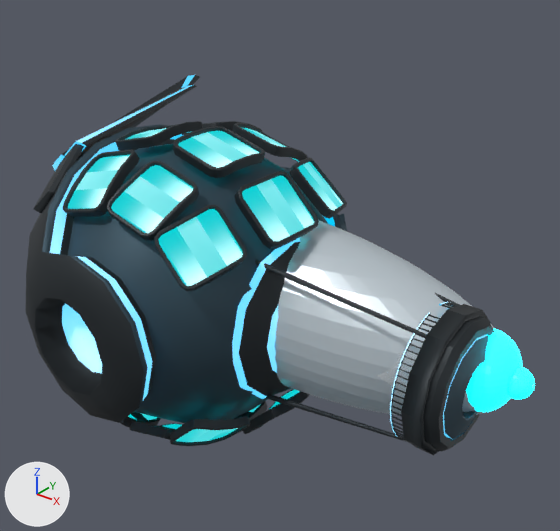
The glTF model public/aero-system/models/derived/airship-cruiser/model.glb, before and after one commit.
One viewpoint serves both versions: a 50 mm camera at (0.888, -1.018, 0.704) aimed at (0.029, 0.056, 0.038). Lighting does not change. The marker at lower left points along +X, +Y and +Z. The first picture is the older version. Where no turn or scale is listed for an object, it has been applied to the vertices. Vertices at exactly the same position are counted once.

Objects in the first picture: 'AI_PM_airship_blue_nose_cap', 'AI_PM_airship_cruiser_body_Aero_Airship_01', 'AI_PM_airship_cruiser_body_Aero_airship_base_01', 'AI_PM_airship_cruiser_body_Aero_airship_screens_01', 'AI_PM_airship_cruiser_body_Aero_airship_wing_01', 'AI_PM_airship_front_light', 'AI_PM_airship_visible_silver_hull'.
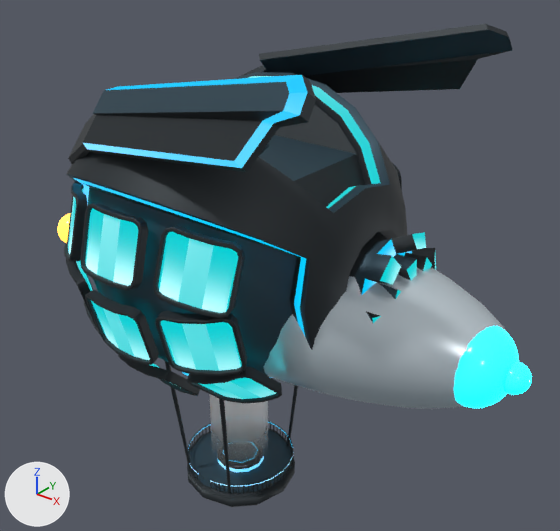
ob_ai_pm_airship_cruiser_body is not drawn itself; it is the parent of ob_ai_pm_airship_cruiser_body_aero_airship_01.

Where the newer file only moved an object's origin or applied its transform, the numbers keep the older frame.

The change, as a list of edits to the scene's bpy script:
```text
Change me_sphere_208:
    used by ob_ai_pm_airship_visible_silver_hull; location = (0.02, 0.02, 0.0)
    remove me_sphere_208.from_pydata(...)  # 914 vertices, 1824 faces; spans x -0.52..0.52, y -0.16..0.16, z -0.16..0.16
    add me_sphere_208.from_pydata(...)  # 914 vertices, 1824 faces; spans x -0.52..0.52, y -0.18..0.14, z -0.14..0.18
    me_sphere_208 part 1: the whole mesh is multiplied about its middle by the matrix ((1.0, -0.02, -0.02), (0.02, 1.0, 0.0), (0.02, 0.0, 1.0)), then moved by (0.0, -0.02, 0.02)
Change ob_ai_pm_airship_cruiser_body:
    ob_ai_pm_airship_cruiser_body.rotation_euler: (0.0, -1.571, 0.0) -> (0.0, 0.0, -1.571)  # degrees (0, -90, 0) -> degrees (0, 0, -90)
Change ob_ai_pm_airship_blue_nose_cap:
    ob_ai_pm_airship_blue_nose_cap.location: (0.48, 0.02, 0.0) -> (0.48, 0.0, 0.02)
Change ob_ai_pm_airship_front_light:
    ob_ai_pm_airship_front_light.location: (0.54, 0.02, 0.0) -> (0.54, 0.0, 0.02)
```

What differs and where, as boxes (x1, y1, x2, y2) in the pictures (560 x 531 px):
'AI_PM_airship_cruiser_body_Aero_Airship_01', turned: before (26, 124, 460, 441); after (66, 72, 436, 493)
'AI_PM_airship_cruiser_body_Aero_airship_screens_01', turned: before (63, 121, 347, 446); after (64, 163, 402, 404)
'AI_PM_airship_visible_silver_hull', reshaped: before (274, 221, 511, 415); after (264, 267, 506, 409)
'AI_PM_airship_cruiser_body_Aero_airship_wing_01', turned: before (33, 75, 200, 213); after (68, 75, 316, 172)
'AI_PM_airship_cruiser_body_Aero_airship_base_01', turned: before (390, 302, 495, 455); after (187, 418, 295, 507)
'AI_PM_airship_cruiser_body_Aero_airship_wing_02', turned (not visible before): after (239, 24, 512, 93)
'AI_PM_airship_blue_nose_cap', moved: before (466, 328, 522, 412); after (454, 326, 519, 408)
'AI_PM_airship_cruiser_body_ray', turned (not visible before): after (209, 394, 268, 424)
'AI_PM_airship_front_light', moved: before (508, 367, 535, 399); after (504, 361, 532, 395)
'AI_PM_airship_cruiser_body_Aero_elevator_01', turned (not visible before): after (220, 440, 260, 466)
